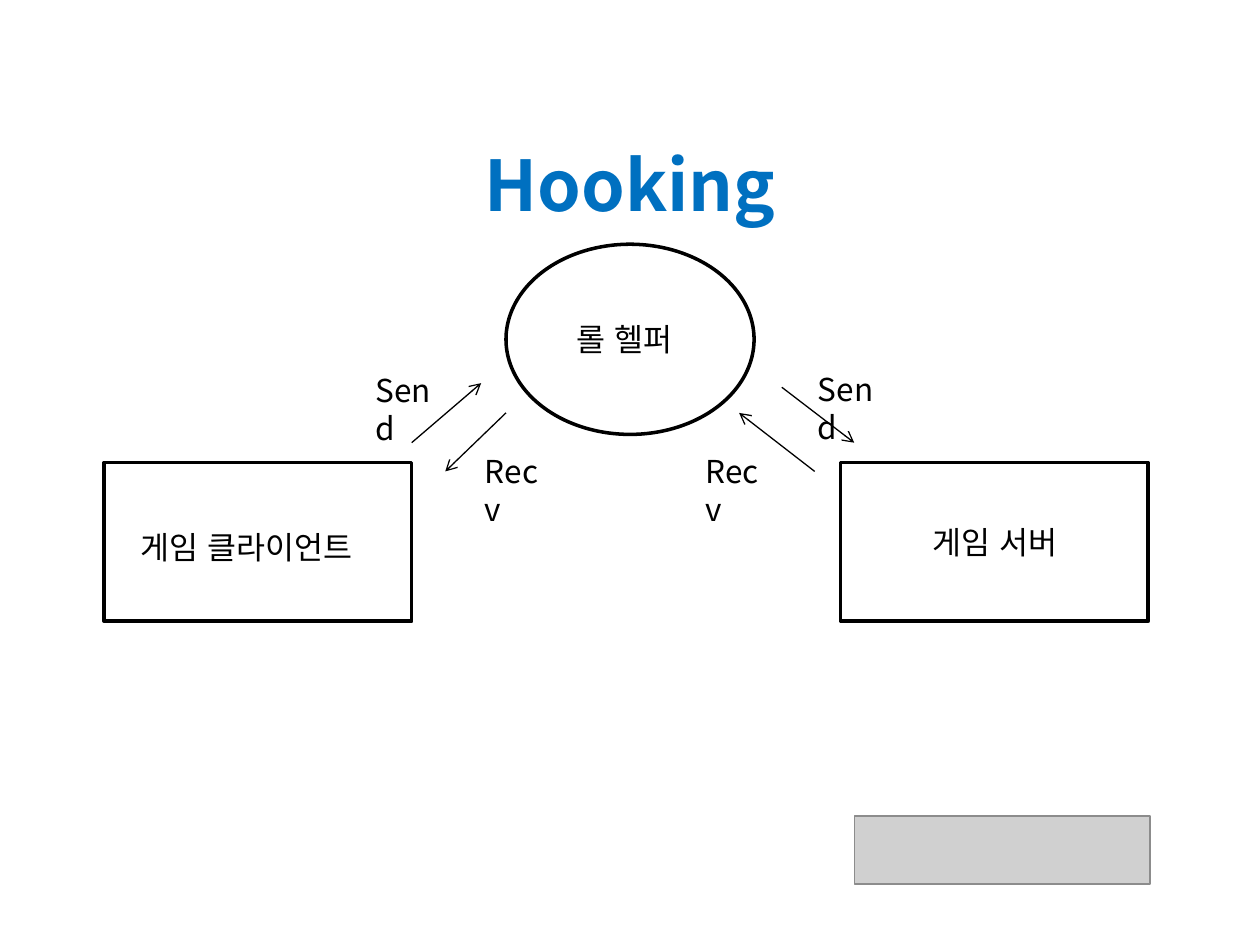
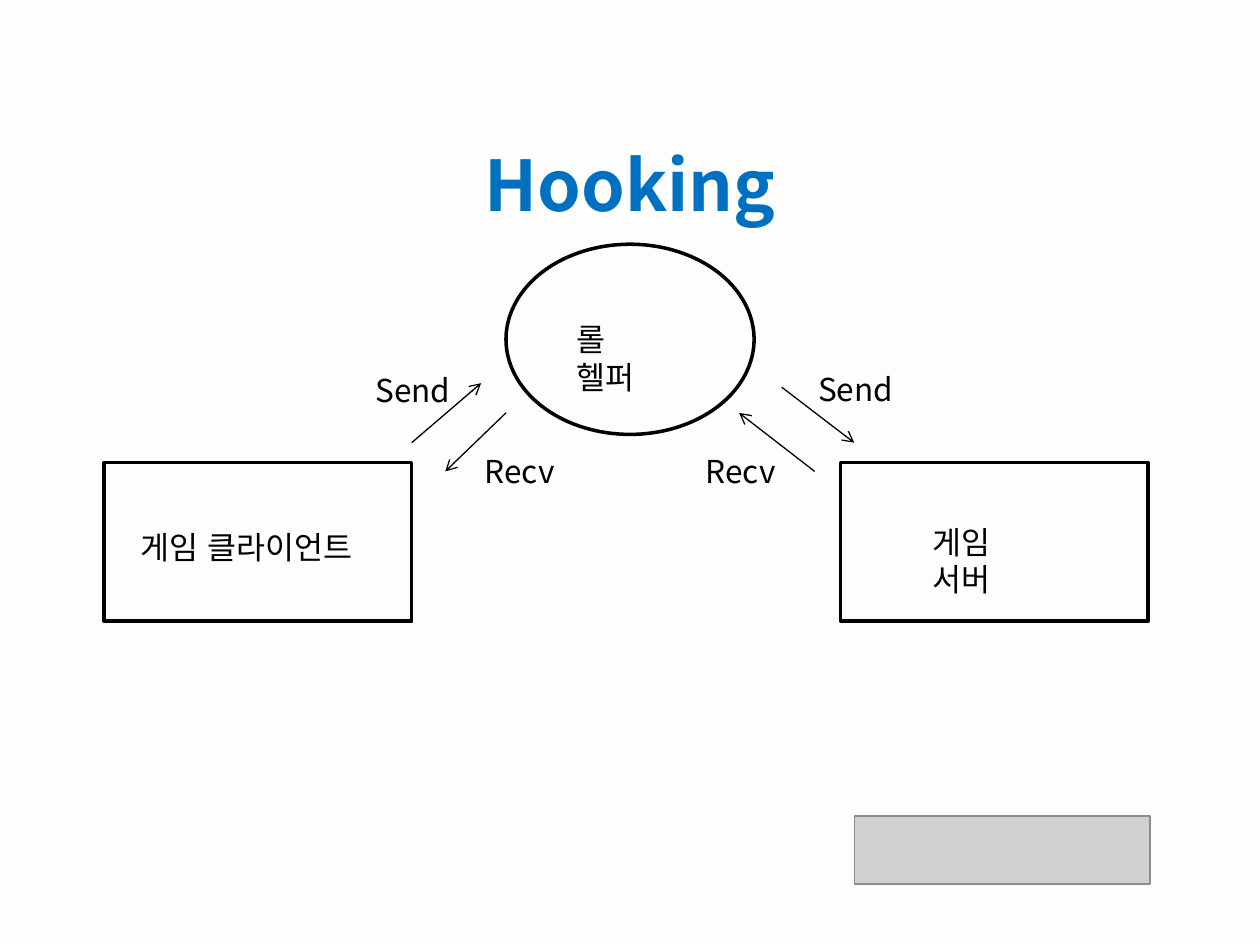
Before and after one commit to Empier/CodeEngn_2018, a slide deck: slide 9 of ##########################################################Code_Engn[강민수].pptx (slide 8 before the commit). Drawn at 1260x945 pixels with LibreOffice and Linux fonts; fonts in the diff are those of the drawing; grey boxes stand for pictures. Boxes give left, top, right and bottom in pixels: in the first picture for what was removed or moved away, otherwise in the second. Text is boxed around its words. In the diff, an @@ line names an element or a change of style, - is before the commit and + after.

```diff
--- a/##########################################################Code_Engn[강민수].pptx
+++ b/##########################################################Code_Engn[강민수].pptx
@@ background #FFFFFF to #F5F5F5 at 20% opacity @@
@@ text "롤 헬퍼" rewrapped from <box>576,325,672,354</box> to <box>576,325,634,392</box> @@
@@ text "Send" rewrapped from <box>363,365,460,416</box> to <box>375,377,450,411</box> @@
@@ text "Send" rewrapped from <box>805,364,902,415</box> to <box>818,376,893,402</box> @@
@@ text "Recv" rewrapped from <box>472,446,564,496</box> to <box>485,460,555,484</box> @@
@@ text "Recv" rewrapped from <box>693,446,785,496</box> to <box>706,460,776,484</box> @@
@@ text "게임 서버" rewrapped from <box>932,528,1057,557</box> to <box>932,528,990,594</box> @@
```
Also in this commit, not shown: 13 other slides changed, 4 slides added, 3 slides removed, 1 other file.
